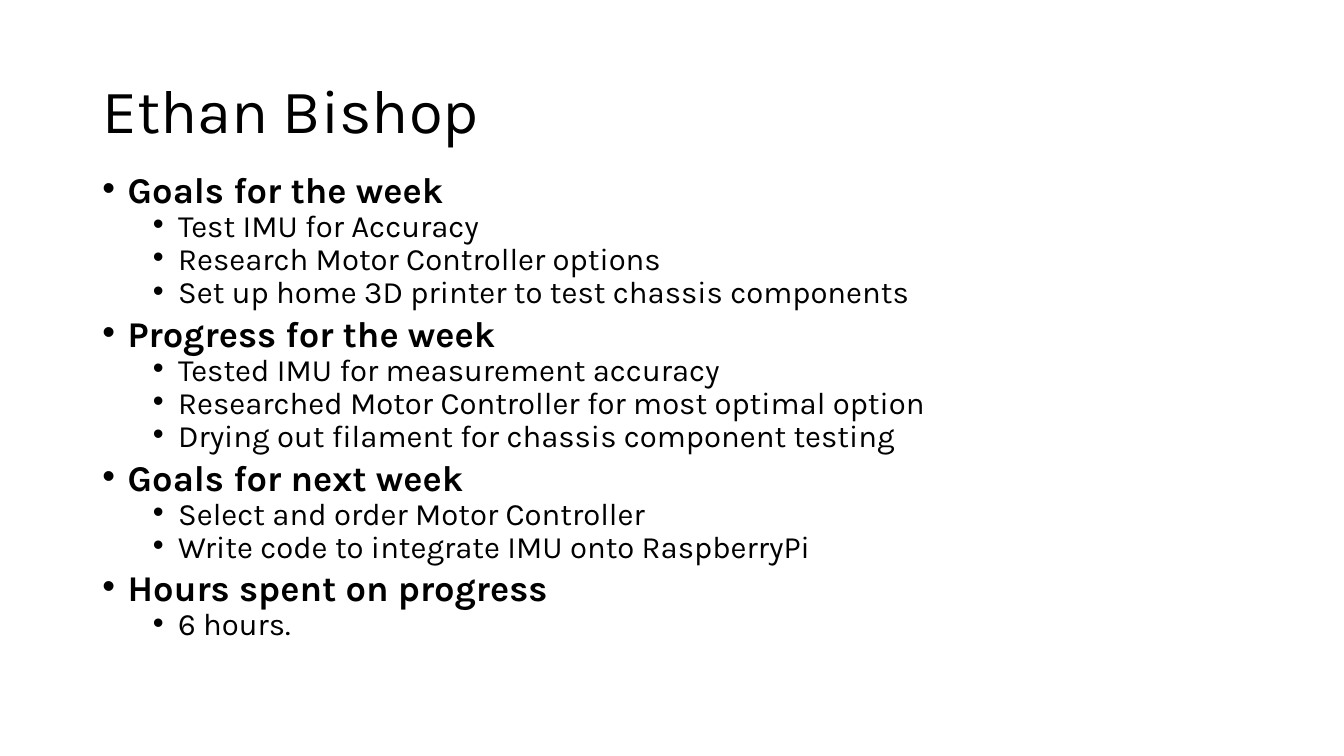
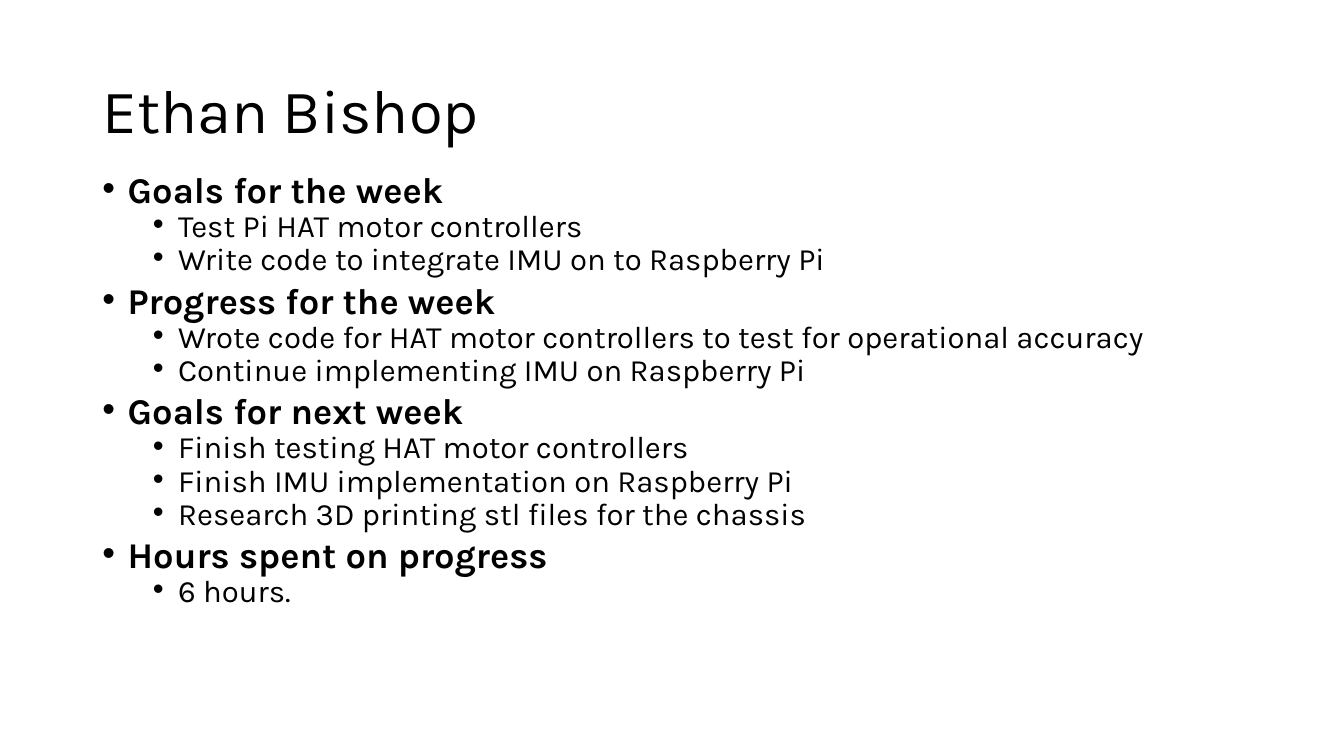
Before and after one commit to EthanWellsSr/Self-Driving-RC-Car, a slide deck: slide 1 of Weekly Reports/slides/3-ethan-bishop.pptx. Drawn at 1344x756 pixels with LibreOffice and Linux fonts; fonts in the diff are those of the drawing. Boxes give left, top, right and bottom in pixels: in the first picture for what was removed or moved away, otherwise in the second. Text is boxed around its words. In the diff, an @@ line names an element or a change of style, - is before the commit and + after.

```diff
--- a/Weekly Reports/slides/3-ethan-bishop.pptx
+++ b/Weekly Reports/slides/3-ethan-bishop.pptx
@@ text at box(178, 215, 824, 278): text changed @@
-  • Test IMU for Accuracy
-  • Research Motor Controller options
-  • Set up home 3D printer to test chassis components
+  • Test Pi HAT motor controllers
+  • Write code to integrate IMU on to Raspberry Pi
@@ text at box(178, 320, 1143, 388): text changed @@
-  • Tested IMU for measurement accuracy
-  • Researched Motor Controller for most optimal option
-  • Drying out filament for chassis component testing
+  • Wrote code for HAT motor controllers to test for operational accuracy
+  • Continue implementing IMU on Raspberry Pi
@@ text at box(178, 436, 806, 532): text changed @@
-  • Select and order Motor Controller
-  • Write code to integrate IMU onto RaspberryPi
+  • Finish testing HAT motor controllers
+  • Finish IMU implementation on Raspberry Pi
+  • Research 3D printing stl files for the chassis
```
Also in this commit, not shown: 2 slides added.
